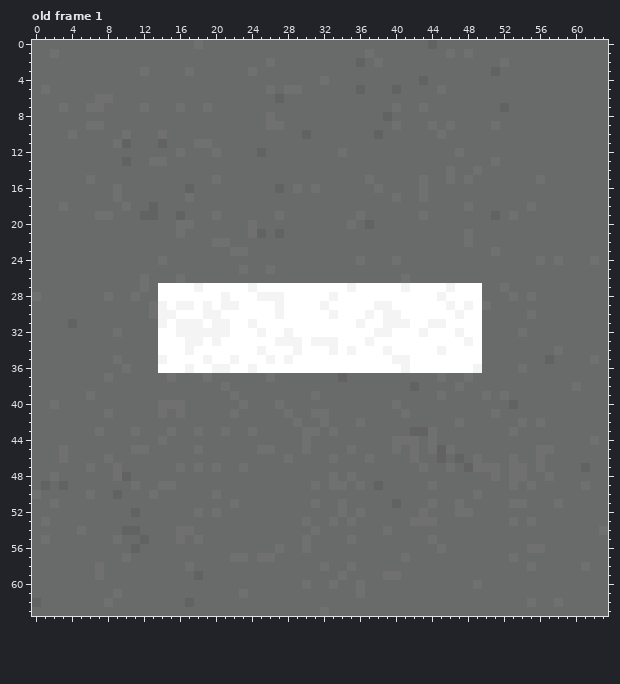
File history of a pixel-art file, Assets/Sprites/Aseprite/StreetTile.aseprite. The first picture shows the starting point.
64x64 pixels, 1 frame. Colours within 5 levels of each other are drawn and written as one. Shown: old frame 1. The commit also changed other frames, which this record leaves out.
The result:
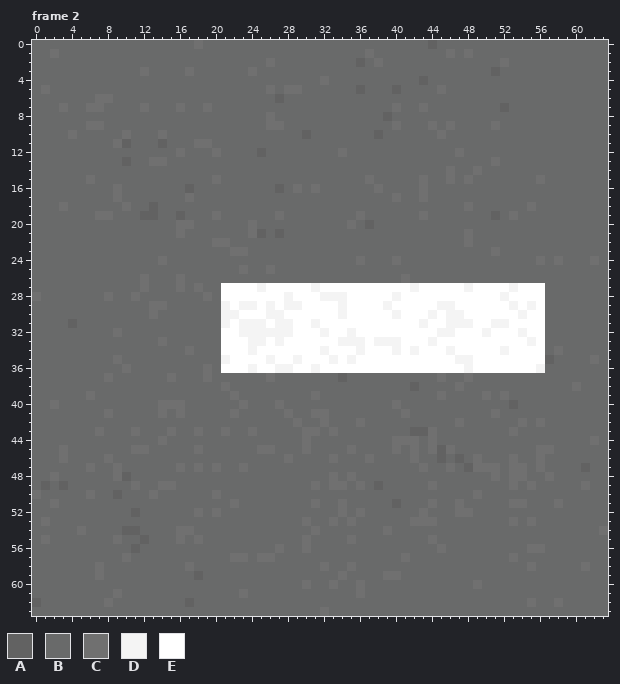
Palette (. is transparent): A #626262  B #696a6a  C #707070  D #f4f4f4  E #ffffff
A new or re-ordered frame is compared with the old frame closest to it.
The author wrote: TileMap Package und Street Tiles hinzugefügt
What changed:
frames 1 -> 9
--- frame 2 is new; against old frame 1, layer "Lines"
@@ x 0..63 @@
 26 BBBBBBBBBBBBCBBBCBBBBBBBBBBBBBBBBBBBBBBBBCBBBBBBBBBBBBBBBBBBBBBB
-27 BBBBBBBBBBBBCBEEEEDEEEEEDEEEEEEEEEEDEEEEEDEEEEDEEEBBCBBBBBBBBBBB
-28 CBBBBBBBCBBCBBEEEEEEEDEEEDDDEEEEEDEEEEEEEEEEEDEEEEBBBCBCBBBBBBBB
-29 BBBBBBBBBBBBBCDEDDEDEDDEEEEDEEEEDEEEEEDDEEEEEEDEDECBBBBBBBBBBBBB
-30 BBBBBBBBBBBBBCDDEEEDDEEEEEEDEEEEEDEEEDEDDEEEEEEDEEBBBBBCBBBBBBBB
-31 BBBBABBBBBBBBBDEDDDEDDEEDEEEEEEEEEEEDEEDDDEEDDEEEEBBBBBBBBBBBBBB
-32 BBBBBBBBBCBBBBEEDDDDDDEEEDEEDEEEEEEEEEDDEEEDEEEDEEBBBBCBBBBBBBBB
-33 BBBBBBBBBBBBBBEEEDDEDEEEEEEDDDEDDDEEEDEEEEEEEEEEDEBBBBBBBBBBBBBB
-34 BBBBBBBBBBBBBBEEEDEEEEEEEDEEEDEEEDEDEEEDEEEEEDEEEEBBBBBBBBCBBBBB
-35 BBBBBBBBBCBBBBDEEEEDEEDEEEDEDEEEEEEEEEEEDDEEEEEEEEBBBBBBBABBBBCB
-36 BBBBBBBBBBCBBBEEEDEEDDEEDEEEEEEEEEEEEEEEEDEEEEEEEDBBBBCBBBBBBBBB
+27 BBBBBBBBBBBBCBBBCBCBBEEEEDEEEEEDEEEEEEEEEEDEEEEEDEEEEDEEEBBBBBBB
+28 CBBBBBBBCBBCBBBBBBBCBEEEEEEEDEEEDDDEEEEEDEEEEEEEEEEEDEEEEBBBBBBB
+29 BBBBBBBBBBBBBCCBBBBBBDEDDEDEDDEEEEDEEEEDEEEEEDDEEEEEEDEDEBBBBBBB
+30 BBBBBBBBBBBBBCBBBBBBBDDEEEDDEEEEEEDEEEEEDEEEDEDDEEEEEEDEEBBBBBBB
+31 BBBBABBBBBBBBBBBBBBBBDEDDDEDDEEDEEEEEEEEEEEDEEDDDEEDDEEEEBBBBBBB
+32 BBBBBBBBBCBBBBBBBBBBBEEDDDDDDEEEDEEDEEEEEEEEEDDEEEDEEEDEEBBBBBBB
+33 BBBBBBBBBBBBBBCBBBBBBEEEDDEDEEEEEEDDDEDDDEEEDEEEEEEEEEEDEBBBBBBB
+34 BBBBBBBBBBBBBBBBBCBBBEEEDEEEEEEEDEEEDEEEDEDEEEDEEEEEDEEEEBCBBBBB
+35 BBBBBBBBBCBBBBBBBBBBBDEEEEDEEDEEEDEDEEEEEEEEEEEDDEEEEEEEEABBBBCB
+36 BBBBBBBBBBCBBBBBBBBCBEEEDEEDDEEDEEEEEEEEEEEEEEEEDEEEEEEEDBBBBBBB
 37 BBBBBBBBCBBBBBBCBBBCBBBBBBCBBBBBBBABBBBBBBBBBCBBCBBBBBBBBBBBBBBB
